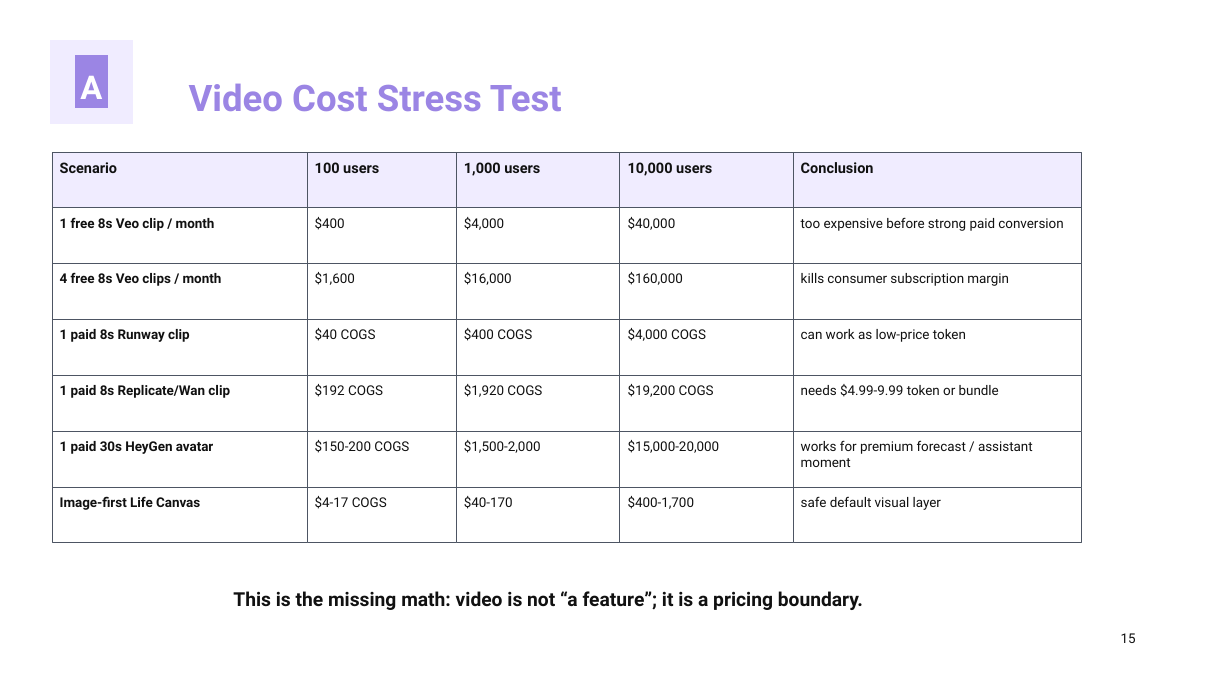
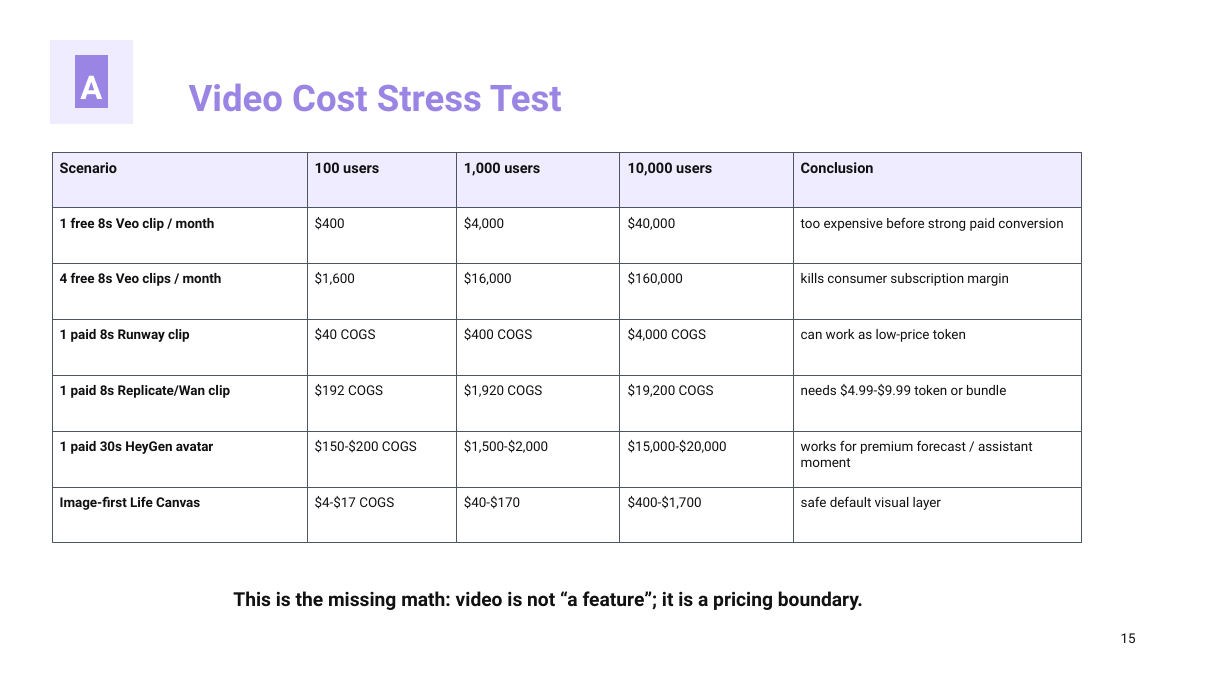
Before and after one commit to kirbudilov01/alina-research, a slide deck: slide 15 of output/pptx/AURA_TRENDVI_STYLE_DECK.pptx. Drawn at 1232x693 pixels with LibreOffice and Linux fonts; fonts in the diff are those of the drawing. Boxes give left, top, right and bottom in pixels: in the first picture for what was removed or moved away, otherwise in the second. Text is boxed around its words. In the diff, an @@ line names an element or a change of style, - is before the commit and + after.

```diff
--- a/output/pptx/AURA_TRENDVI_STYLE_DECK.pptx
+++ b/output/pptx/AURA_TRENDVI_STYLE_DECK.pptx
@@ text at (801,384,1006,397): text changed @@
-needs $4.99-9.99 token or bundle
+needs $4.99-$9.99 token or bundle
@@ text at (315,440,417,453): text changed @@
-$150-200 COGS
+$150-$200 COGS
@@ text at (464,440,548,453): text changed @@
-$1,500-2,000
+$1,500-$2,000
@@ text at (628,440,727,453): text changed @@
-$15,000-20,000
+$15,000-$20,000
@@ text at (315,496,394,509): text changed @@
-$4-17 COGS
+$4-$17 COGS
@@ text at (464,496,520,509): text changed @@
-$40-170
+$40-$170
@@ text at (628,496,702,509): text changed @@
-$400-1,700
+$400-$1,700
```
Also in this commit, not shown: 11 other slides changed, 11 slides added, 11 slides removed, 5 other files.
